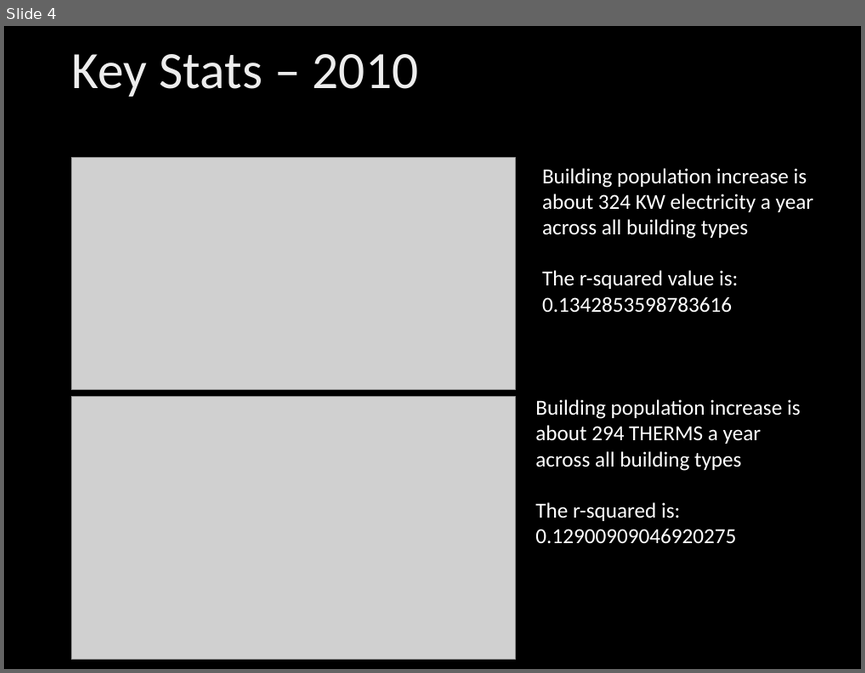
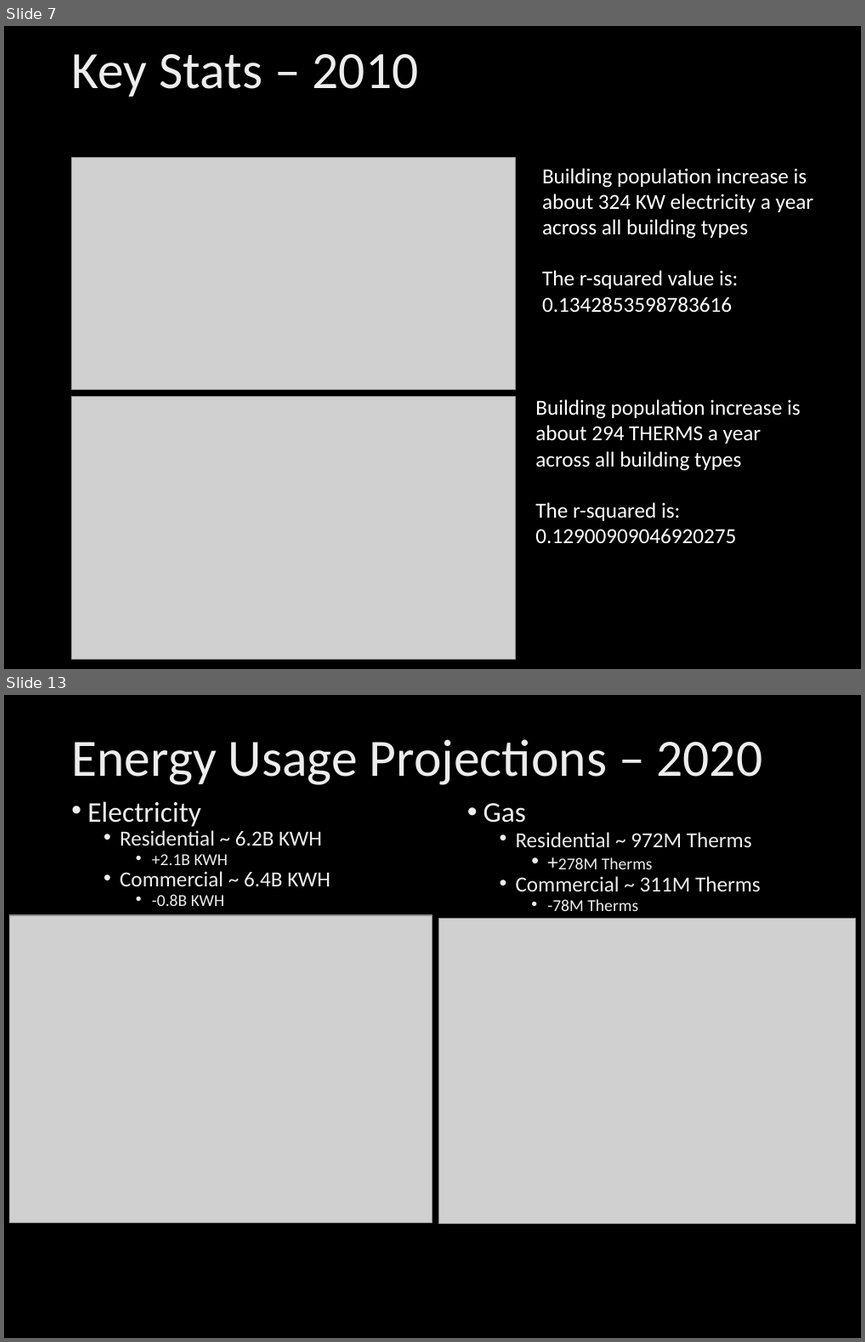
Before and after one commit to byoung11644/Chicago_Energy, a slide deck: Energy ppt.pptx. Shown one above the other, each under a label of ours: slide 4 before the commit, slides 7 and 13 after it; the slides between them are not shown. The pictures are 865x673 and 865x1342 pixels, drawn with LibreOffice and Linux fonts; fonts in the diff are those of the drawing; grey boxes stand for pictures; background and template pictures are left out. Boxes give left, top, right and bottom in pixels: in the first picture for what was removed or moved away, otherwise in the second. Text is boxed around its words. In the diff, an @@ line names an element or a change of style, - is before the commit and + after.

```diff
--- a/Energy ppt.pptx
+++ b/Energy ppt.pptx
@@ slide 13 added at (x1=4, y1=695, x2=861, y2=1338), background picture (left out) @@
@@ title added at (x1=71, y1=739, x2=763, y2=785), 44 pt, text gradient #BFBFBF to #EDEDED to #FFFFFF @@
+Energy Usage Projections – 2020
@@ text added at (x1=87, y1=801, x2=330, y2=906), 18 pt, text gradient #BFBFBF to #EDEDED to #FFFFFF @@
+• Electricity
+  • Residential ~ 6.2B KWH
+    • +2.1B KWH
+  • Commercial ~ 6.4B KWH
+    • -0.8B KWH
@@ text added at (x1=483, y1=803, x2=760, y2=911), 18 pt, text gradient #BFBFBF to #EDEDED to #FFFFFF @@
+• Gas
+  • Residential ~ 972M Therms
+    • +278M Therms
+  • Commercial ~ 311M Therms
+    • -78M Therms
@@ picture added at (x1=9, y1=915, x2=432, y2=1222) @@
@@ picture added at (x1=438, y1=918, x2=856, y2=1223) @@
@@ what was slide 4 is now slide 7 @@
```
Also in this commit, not shown: 3 slides changed, 6 other slides added, 1 slide removed, 1 other file.
